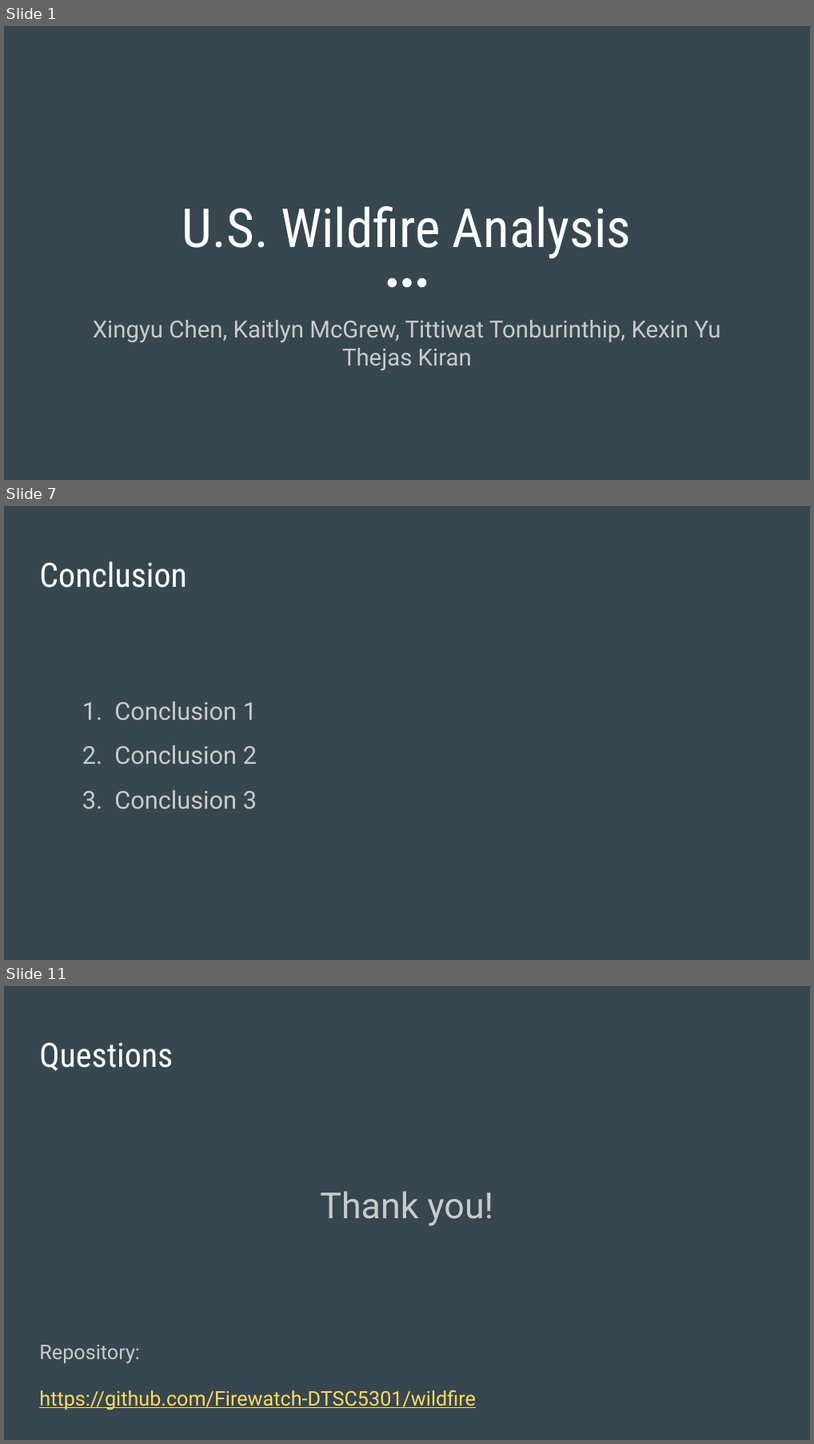
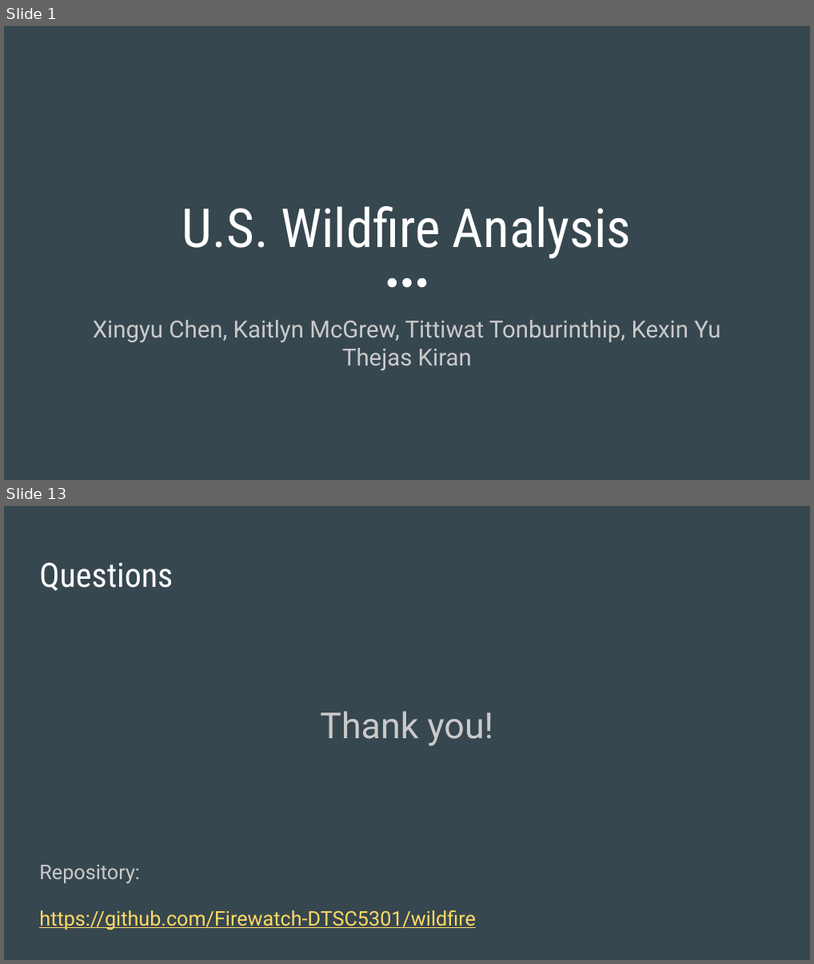
Before and after one commit to Firewatch-DTSC5301/wildfire, a slide deck: Firewatch_Presentation.pptx. Shown one above the other, each under a label of ours: slides 1, 7 and 11 before the commit, slides 1 and 13 after it; the slides between them are not shown. The pictures are 814x1444 and 814x964 pixels, drawn with LibreOffice and Linux fonts; fonts in the diff are those of the drawing. Boxes give left, top, right and bottom in pixels: in the first picture for what was removed or moved away, otherwise in the second. Text is boxed around its words. In the diff, an @@ line names an element or a change of style, - is before the commit and + after.

```diff
--- a/Firewatch_Presentation.pptx
+++ b/Firewatch_Presentation.pptx
@@ slide 7 removed at (4, 506, 810, 960), background #37474F @@
@@ title removed at (39, 561, 186, 588) @@
-Conclusion
@@ text removed at (114, 701, 257, 808) @@
-1. Conclusion 1
-2. Conclusion 2
-3. Conclusion 3
@@ what was slide 11 is now slide 13 @@
```
Also in this commit, not shown: 7 slides changed, 4 slides added, 1 other slide removed.
